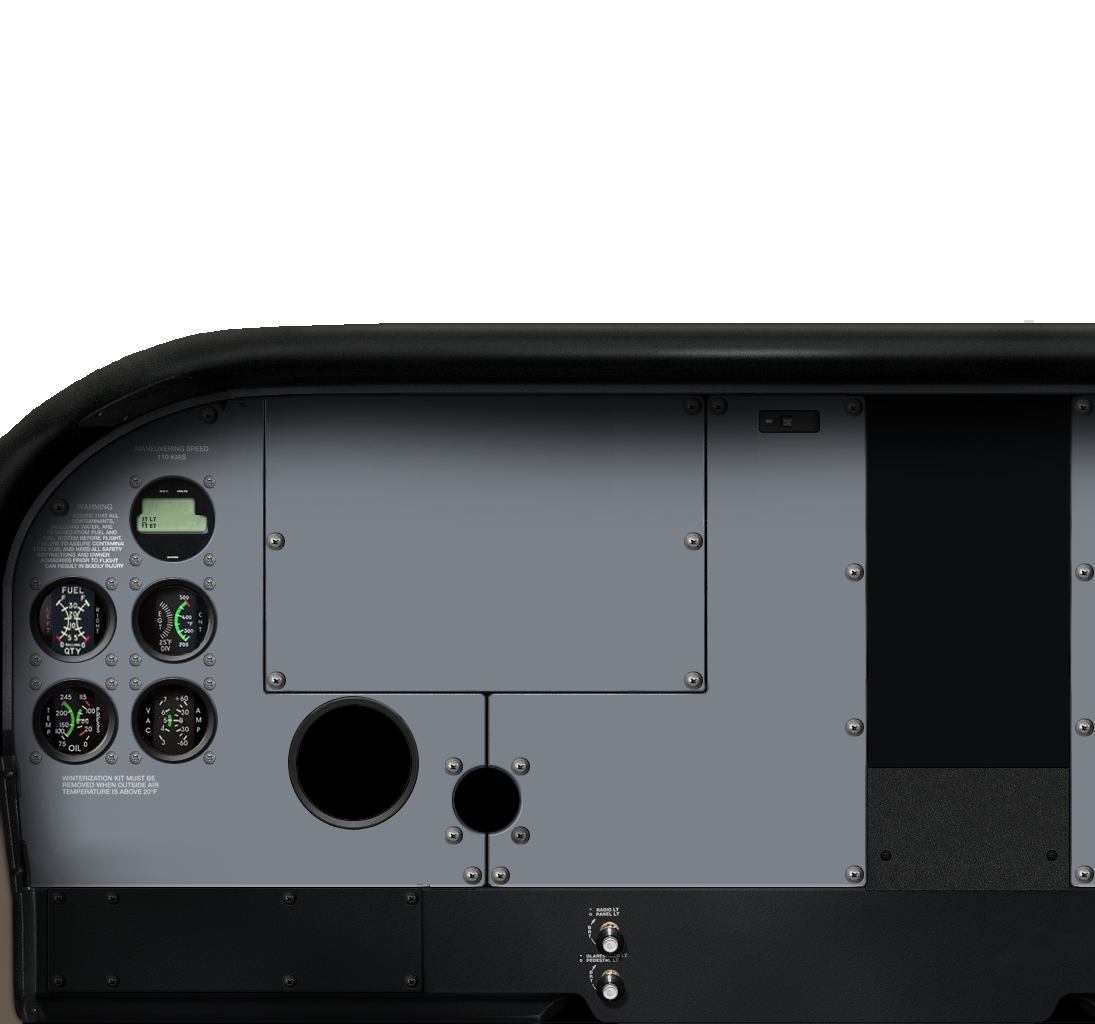
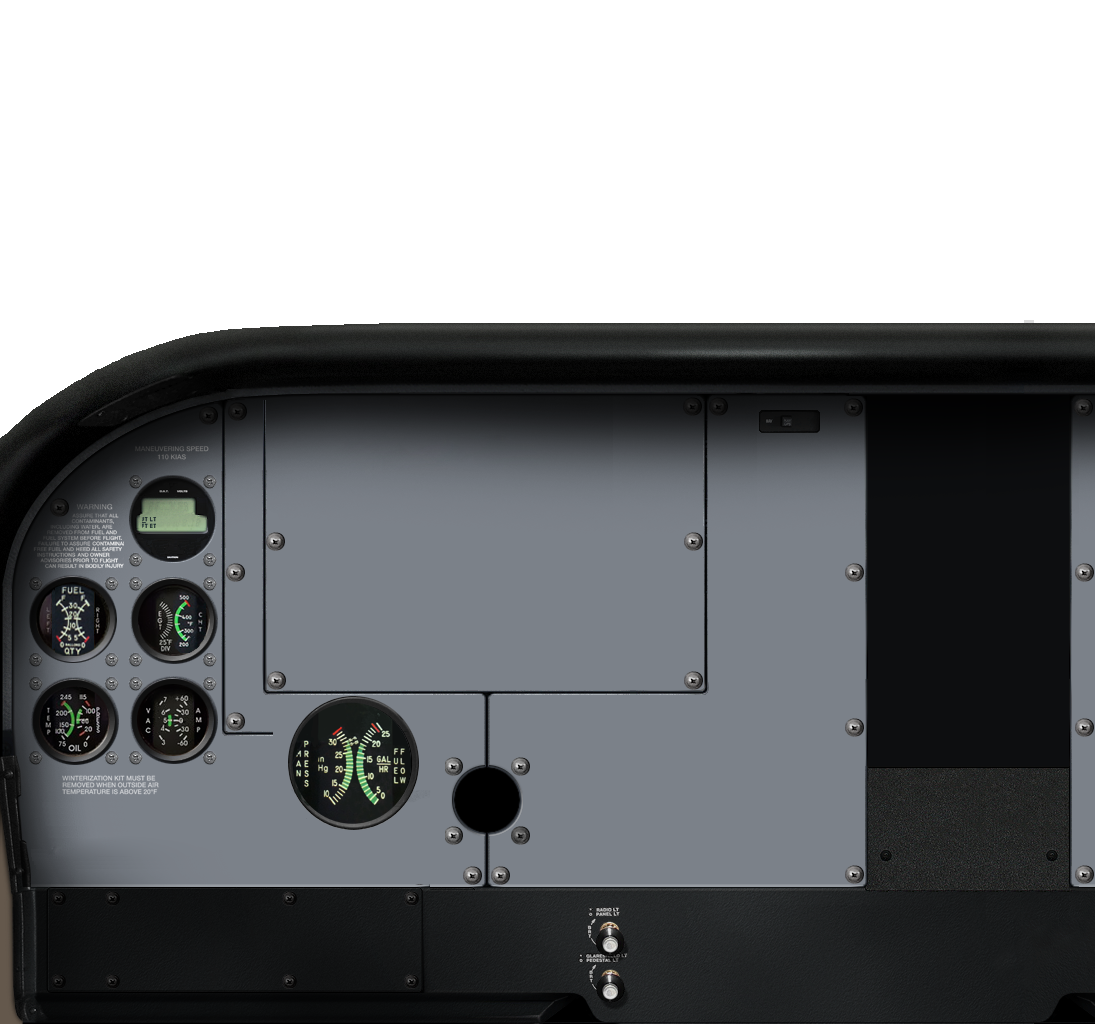
Before/after of a (1095, 1024) layered artwork. What changed in the layer stack:
added layer "Layer 13" above "Layer 11" over [291, 702, 430, 824]
removed layer "Layer 8" over [219, 407, 273, 736]
